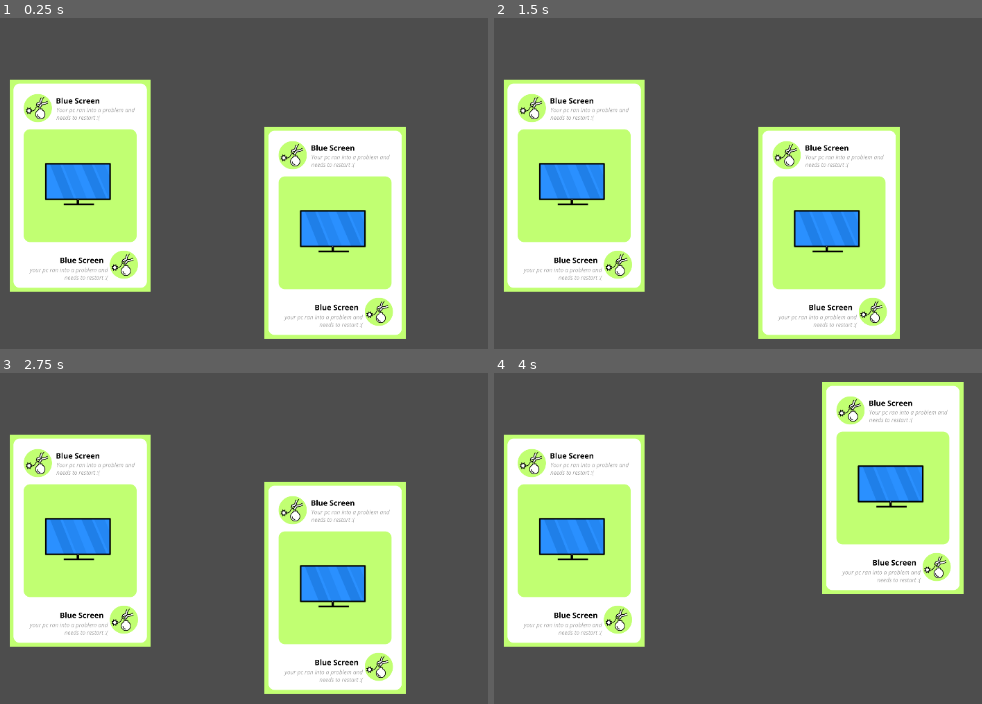
Above: before the commit, frames 1-4 (two rows, left to right).
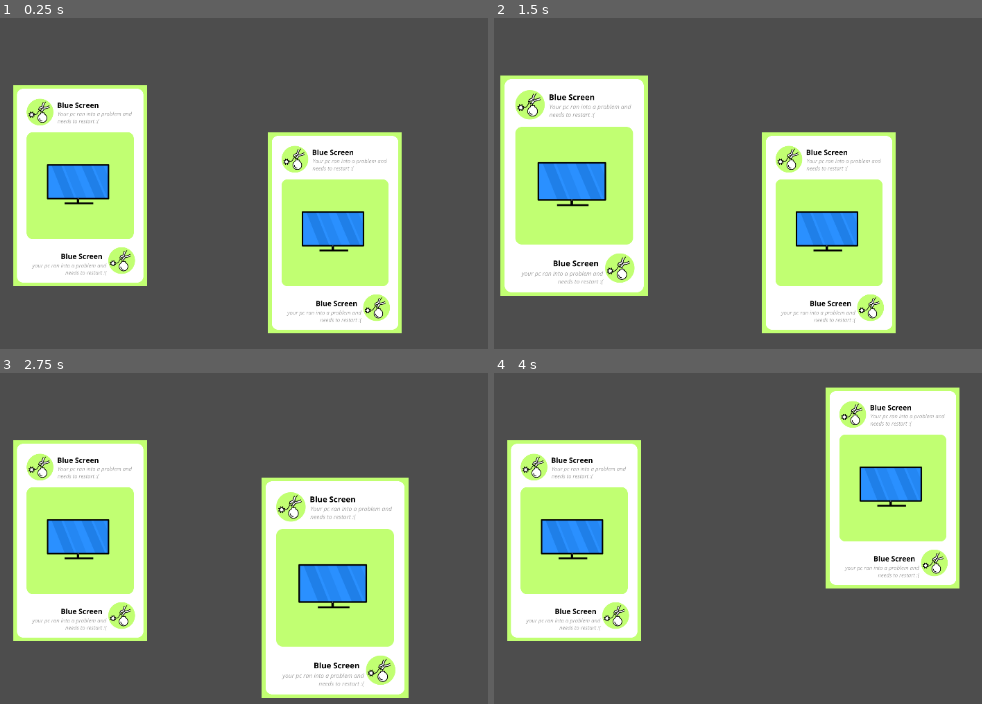
Above: after the commit, the same moments.

Repository: Thijs987/pse_onlycode
Game: Godot game, scene res://Main.tscn
Two runs of this game, one before a commit and one after it. Both use one fixed random seed, a clock stepped at 60 frames per second and the inputs below.
Inputs (mouse positions are in pixels of both pictures, inside the frame that each line leads up to):
- Up to frame 1 (0.25 s): no input
- Up to frame 2 (1.5 s): tap Enter at 0.5 s; move the mouse to (981, 219) at 0.52 s; click (981, 219) at 0.67 s; tap Space at 1.25 s; drag from (645, 266) to (572, 186) at 1.27 s
- Up to frame 3 (2.75 s): tap Enter at 2 s; move the mouse to (390, 498) at 2.02 s; click (390, 498) at 2.17 s
- Up to frame 4 (4 s): tap Space at 2.75 s; drag from (767, 687) to (830, 588) at 2.77 s; tap Enter at 3.5 s; move the mouse to (outside the picture) at 3.52 s; click (outside the picture) at 3.67 s

The runs differ from the first frame. In frame 1, 13% of the frame differs, in the area x 2-84%, y 18-97%; in frame 2, 13%; in frame 3, 13%; in frame 4, 13%, in the area x 2-97%, y 2-83%.

Commit message:
card moving bug fixes
bus gefixed waar de verkeerde kaart bewogen werd

Diff:
--- a/frontend/Main.tscn
+++ b/frontend/Main.tscn
@@ -10,8 +10,6 @@
 
 [node name="Card" parent="CardLogic" unique_id=725212101 instance=ExtResource("2_r0du0")]
 position = Vector2(242.5, 242)
-scale = Vector2(1.055, 1.055)
 
 [node name="Card2" parent="CardLogic" unique_id=1098880908 instance=ExtResource("2_r0du0")]
 position = Vector2(610, 310)
-scale = Vector2(1.055, 1.055)
--- /dev/null
+++ b/frontend/card.gd
@@ -0,0 +1,20 @@
+extends Node2D
+
+signal hovered
+signal hovered_away
+
+# Called when the node enters the scene tree for the first time.
+func _ready() -> void:
+	get_parent().connect_card_signals(self)
+
+
+# Called every frame. 'delta' is the elapsed time since the previous frame.
+func _process(delta: float) -> void:
+	pass
+
+func _on_area_2d_mouse_entered() -> void:
+	emit_signal("hovered", self)
+
+
+func _on_area_2d_mouse_exited() -> void:
+	emit_signal("hovered_away", self)
--- a/frontend/card.tscn
+++ b/frontend/card.tscn
@@ -1,11 +1,13 @@
 [gd_scene format=3 uid="uid://dlb3crw3qdkv2"]
 
 [ext_resource type="Texture2D" uid="uid://dd8ml1fc20d6c" path="res://CardIcons/Defuse.png" id="1_kikvd"]
+[ext_resource type="Script" uid="uid://dqc8f3cb7vw6g" path="res://card.gd" id="1_rjlel"]
 
 [sub_resource type="RectangleShape2D" id="RectangleShape2D_glv2v"]
 size = Vector2(192, 288)
 
 [node name="Card" type="Node2D" unique_id=725212101]
+script = ExtResource("1_rjlel")
 
 [node name="Sprite2D" type="Sprite2D" parent="." unique_id=1466347072]
 position = Vector2(0, -5.9604645e-08)
@@ -16,3 +18,6 @@
 
 [node name="CollisionShape2D" type="CollisionShape2D" parent="Area2D" unique_id=1272633219]
 shape = SubResource("RectangleShape2D_glv2v")
+
+[connection signal="mouse_entered" from="Area2D" to="." method="_on_area_2d_mouse_entered"]
+[connection signal="mouse_exited" from="Area2D" to="." method="_on_area_2d_mouse_exited"]
--- a/frontend/card_logic.gd
+++ b/frontend/card_logic.gd
@@ -2,14 +2,14 @@
 
 var screen_size
 var dragging_card
-var card_offsetx
-var card_offsety
 
 # Called when the node enters the scene tree for the first time.
 func _ready() -> void:
 	screen_size = get_viewport_rect().size
 
 
+var card_offsetx
+var card_offsety
 
 # Called every frame. 'delta' is the elapsed time since the previous frame.
 func _process(delta: float) -> void:
@@ -23,6 +23,7 @@
 	if event is InputEventMouseButton and event.button_index == MOUSE_BUTTON_LEFT:
 		if event.is_pressed():
 			var card = check_for_card()
+			print(card)
 			if card != null:
 				dragging_card = card
 				var card_pos = dragging_card.position
@@ -31,6 +32,33 @@
 				card_offsety = card_pos.y - mouse_pos.y
 		else:
 			dragging_card = null
+
+func connect_card_signals(card):
+	card.connect("hovered", hovered_over_card)
+	card.connect("hovered_away", hovered_away_card)
+
+var is_hovering
+
+func hovered_over_card(card):
+	if !is_hovering:
+		is_hovering = true
+		highlight_card(card, true)
+
+func hovered_away_card(card):
+	highlight_card(card, false)
+	var check_card = check_for_card()
+	if check_card:
+		highlight_card(check_card, true)
+	else:
+		is_hovering = false
+
+func highlight_card(card, hovered):
+	if hovered:
+		card.z_index = 2
+		card.scale = Vector2(1.1, 1.1)
+	else:
+		card.z_index = 0
+		card.scale = Vector2(1.0, 1.0)
 
 # Checks wether under the current mouse position is a card and returns
 # the collider of the card
@@ -41,6 +69,20 @@
 	parameters.collide_with_areas = true
 	parameters.collision_mask = 1
 	var result = space_state.intersect_point(parameters)
-	if (result.size() > 0):
-		return result[0].collider.get_parent()
+	var result_size = result.size()
+	if (result_size > 0):
+		return highest_z(result)
 	return null
+
+func highest_z(cards):
+	var highest_card = cards[0].collider.get_parent()
+	var highest_card_z = highest_card.z_index
+
+	for i in range(0, cards.size()):
+		var new_card = cards[i].collider.get_parent()
+		var new_card_z = new_card.z_index
+		if new_card_z > highest_card_z:
+			highest_card = new_card
+			highest_card_z = new_card_z
+
+	return highest_card
Not shown, added: frontend/card.gd.uid
